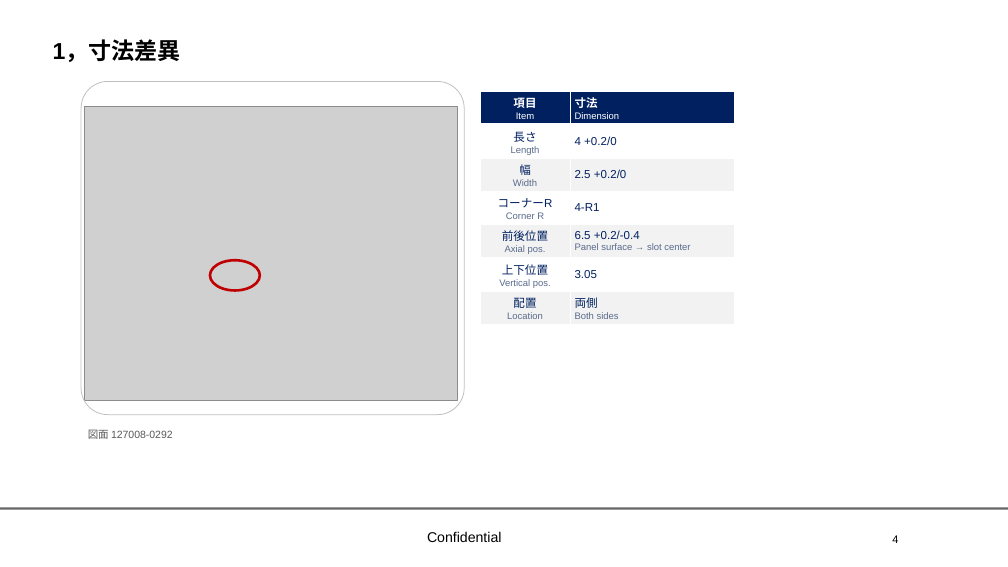
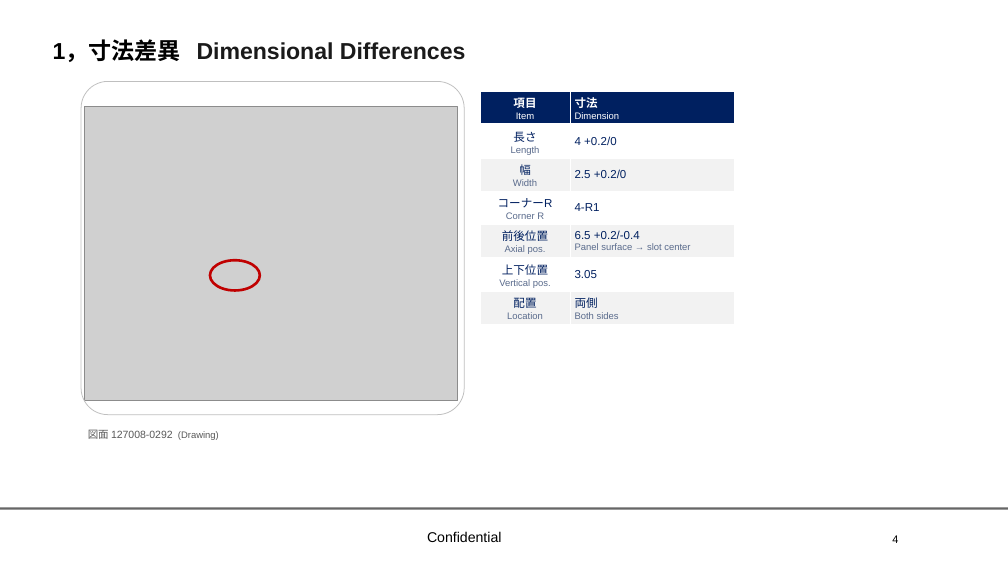
Before and after one commit to uru4848553-hub/my-first-project, a slide deck: slide 4 of XLP-H-3-31PCS_Mold_1125.pptx. Drawn at 1008x567 pixels with LibreOffice and Linux fonts; fonts in the diff are those of the drawing; grey boxes stand for pictures; background and template pictures are left out. Boxes give left, top, right and bottom in pixels: in the first picture for what was removed or moved away, otherwise in the second. Text is boxed around its words. In the diff, an @@ line names an element or a change of style, - is before the commit and + after.

```diff
--- a/XLP-H-3-31PCS_Mold_1125.pptx
+++ b/XLP-H-3-31PCS_Mold_1125.pptx
@@ text at (x1=53, y1=40, x2=466, y2=62): text changed; text colour #000000 to #1A1A1A @@
-1，寸法差異
+1，寸法差異 Dimensional Differences
@@ text at (x1=88, y1=427, x2=219, y2=441): text changed @@
-図面 127008-0292
+図面 127008-0292 (Drawing)
```
Also in this commit, not shown: 3 other slides changed.
